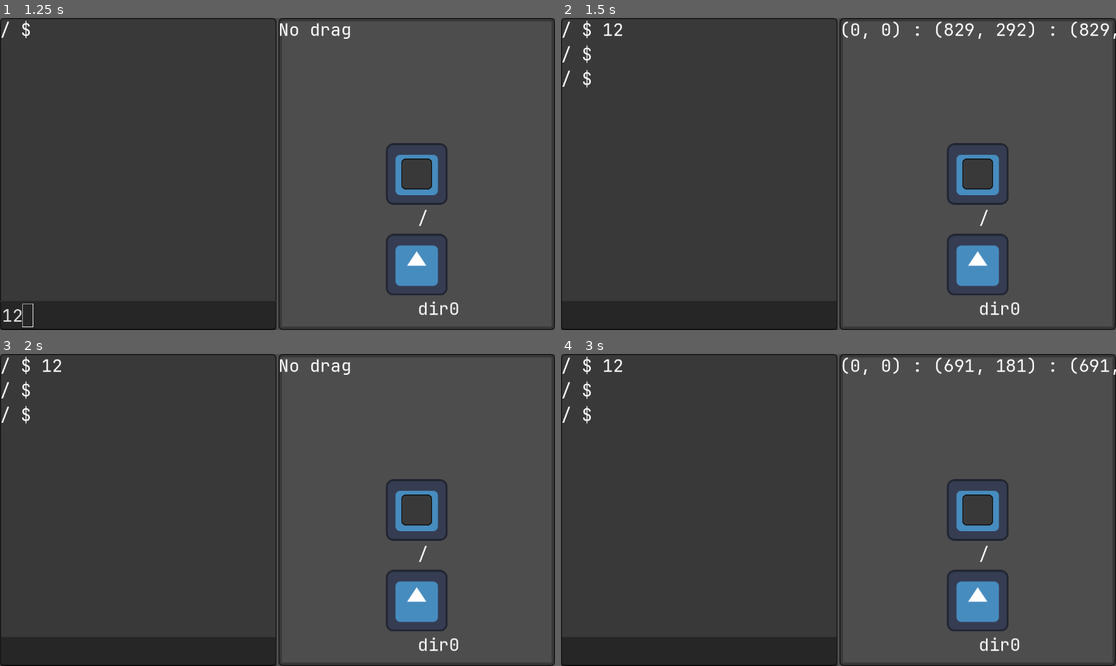
Above: before the commit, frames 1-4 (two rows, left to right).
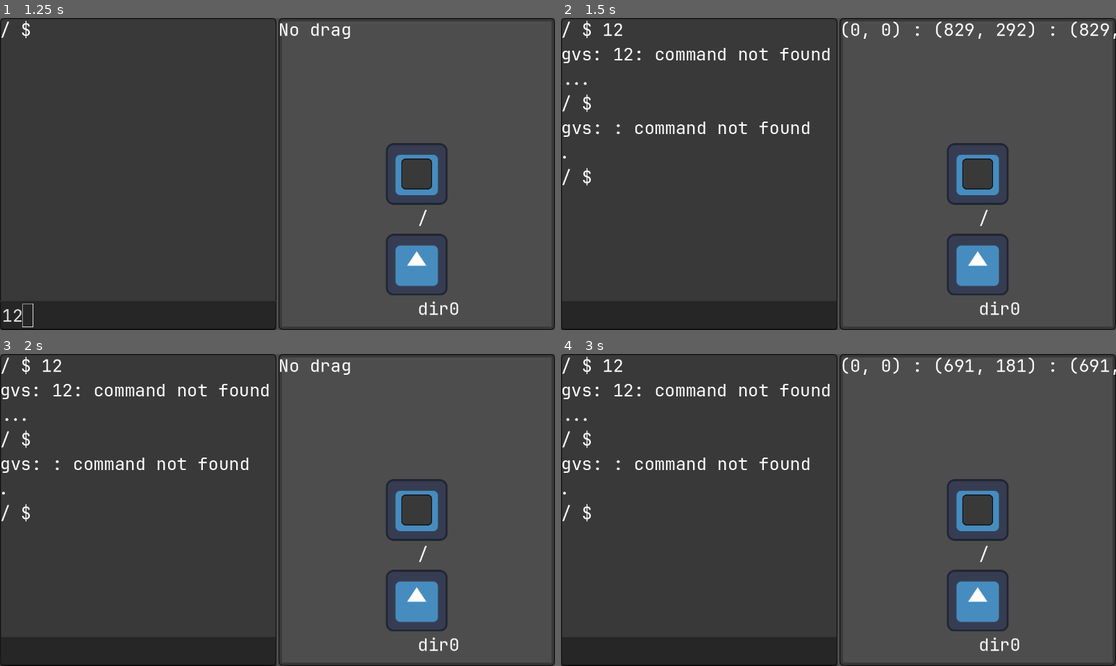
Above: after the commit, the same moments.

Repository: Curtis-Barnhart/GVS
Game: Godot game, scene res://Main.tscn
Two runs of this game, one before a commit and one after it. Both use one fixed random seed, a clock stepped at 60 frames per second and the inputs below. The engine's default icon, where the game draws it, is replaced by a stand-in: a white triangle on a blue panel in a dark square.
Inputs (mouse positions are in pixels of both pictures, inside the frame that each line leads up to):
- Up to frame 1 (1.25 s): click (138, 314) at 0.52 s; type "12" at 0.6 s
- Up to frame 2 (1.5 s): tap Enter at 1.25, 1.35 s; move the mouse to (960, 158) at 1.27 s; click (960, 158) at 1.42 s
- Up to frame 3 (2 s): no input
- Up to frame 4 (3 s): tap Space at 2 s; drag from (727, 525) to (977, 510) at 2.02 s; tap Enter at 2.75, 2.85 s; move the mouse to (894, 441) at 2.77 s; click (894, 441) at 2.92 s

Frame 1 is identical in both runs. In frame 2, 1.4% of the frame differs, in the area x 0-49%, y 8-54%; in frame 3, 1.4%; in frame 4, 1.4%.

Commit message:
replaced debug statement in GVShell when command could not be parsed with printing that out to the shell screen.

Diff:
--- a/gvm/shell/gv_shell.gd
+++ b/gvm/shell/gv_shell.gd
@@ -136,7 +136,7 @@
         ["exit", ..]:
             self.get_tree().quit(0)
         var huh:
-            print("no match (%s)" % " ".join(input))
+            self.history.text += "gvs: %s: command not found...\n" % " ".join(input)
 
     self.prompt.clear()
     self.history.text += self.CWD.as_string() + " $ "
